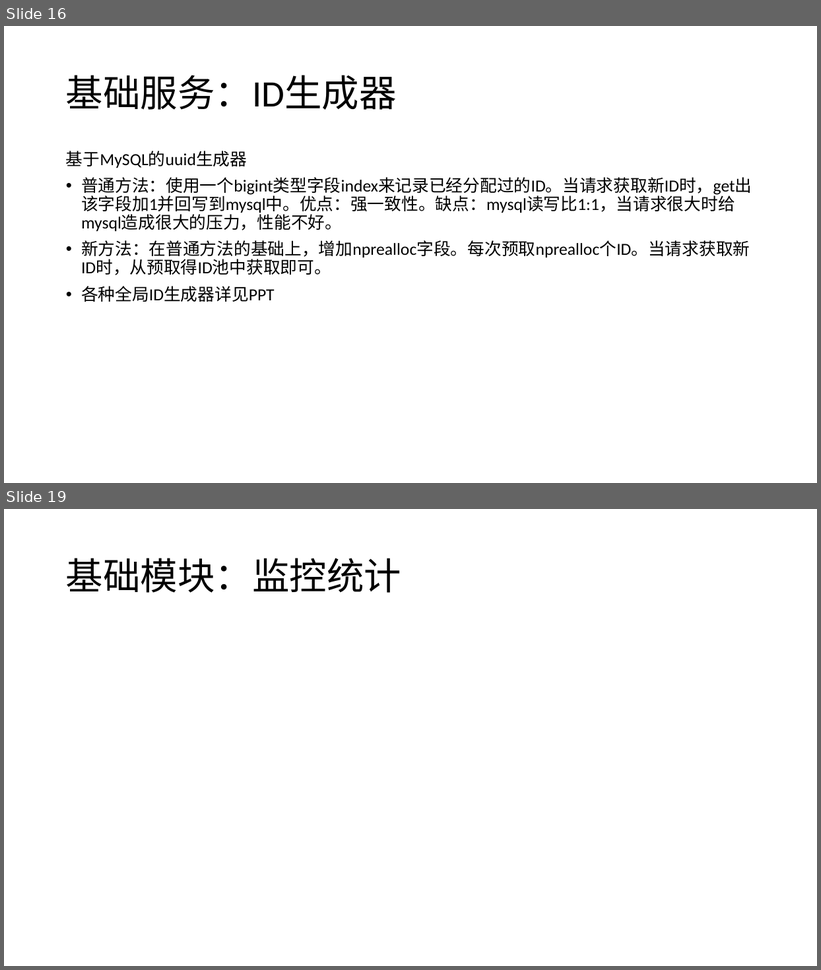
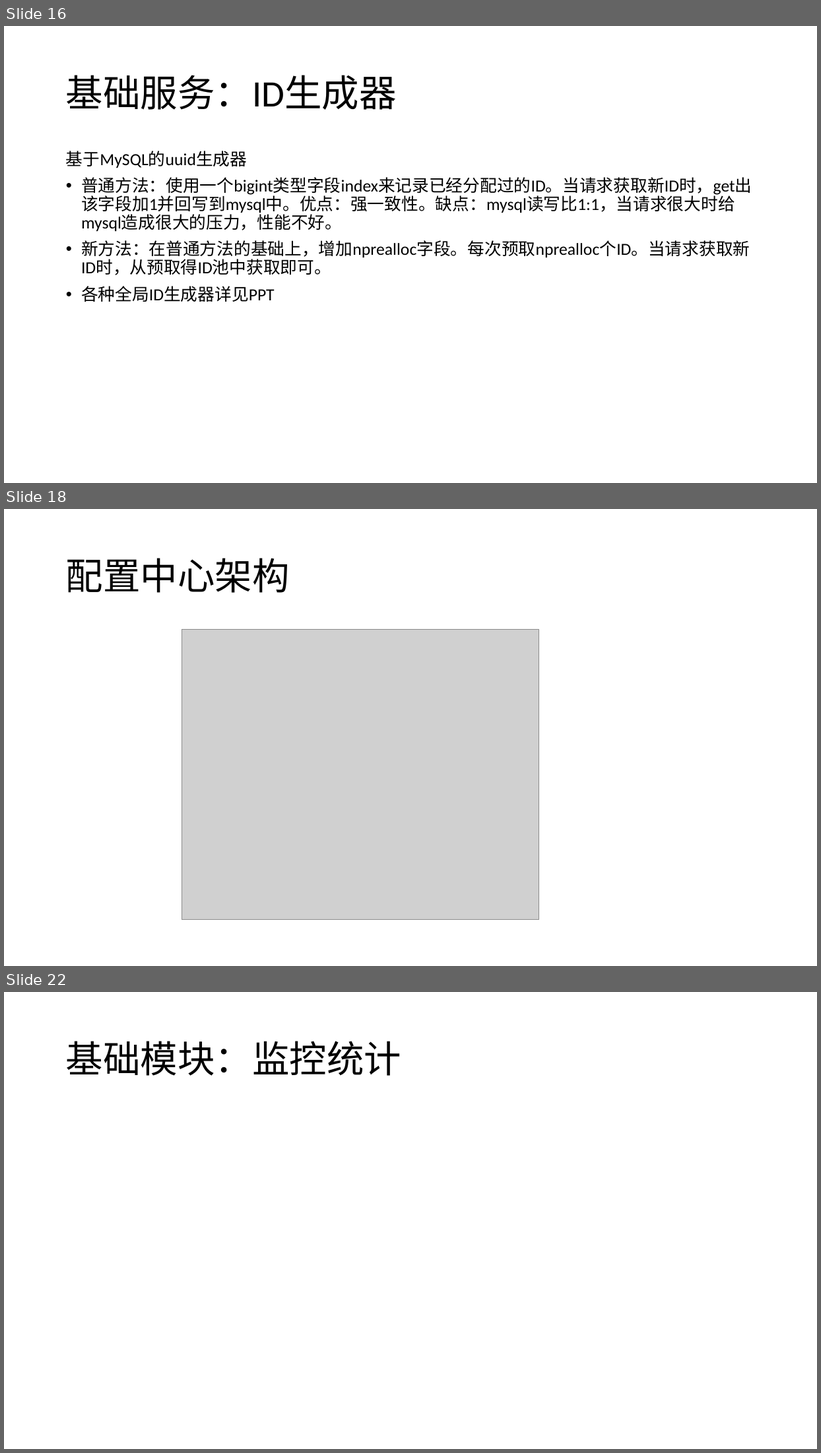
Before and after one commit to djpan0303/tech_paper, a slide deck: 智能家居项目架构.pptx. Shown one above the other, each under a label of ours: slides 16 and 19 before the commit, slides 16, 18 and 22 after it; the slides between them are not shown. The pictures are 821x970 and 821x1453 pixels, drawn with LibreOffice and Linux fonts; fonts in the diff are those of the drawing; grey boxes stand for pictures. Boxes give left, top, right and bottom in pixels: in the first picture for what was removed or moved away, otherwise in the second. Text is boxed around its words. In the diff, an @@ line names an element or a change of style, - is before the commit and + after.

```diff
--- a/智能家居项目架构.pptx
+++ b/智能家居项目架构.pptx
@@ slide 18 added at [4, 509, 817, 966], background #FFFFFF @@
@@ title added at [66, 558, 290, 593], 44 pt, text #000000 @@
+配置中心架构
@@ picture added at [182, 630, 539, 920] @@
@@ what was slide 19 is now slide 22 @@
```
Also in this commit, not shown: 2 slides changed, 2 other slides added, 2 other files.
